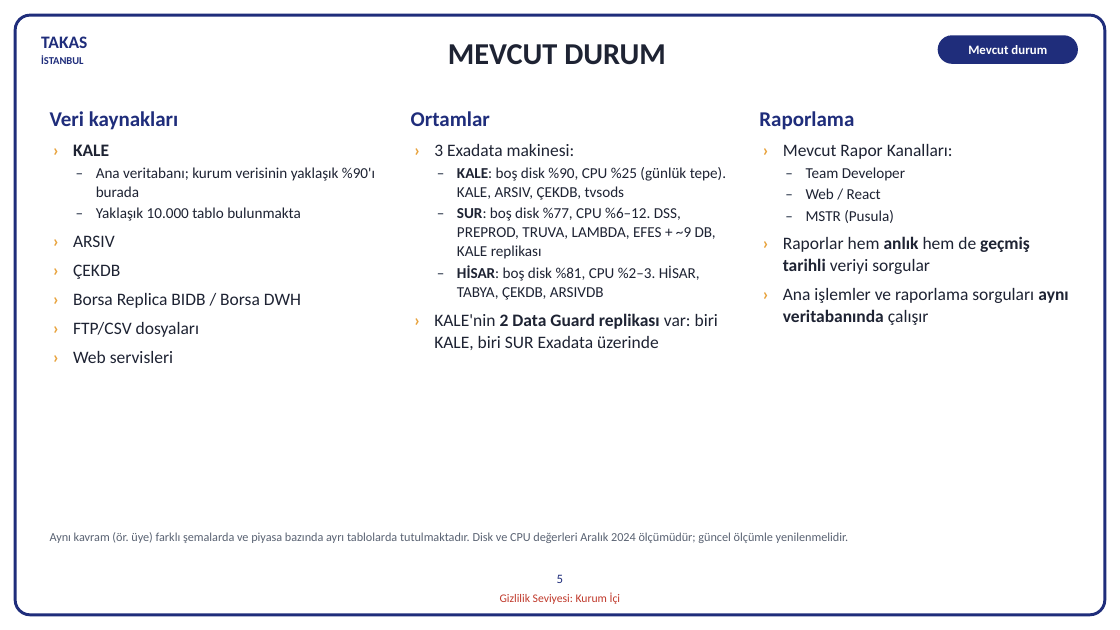
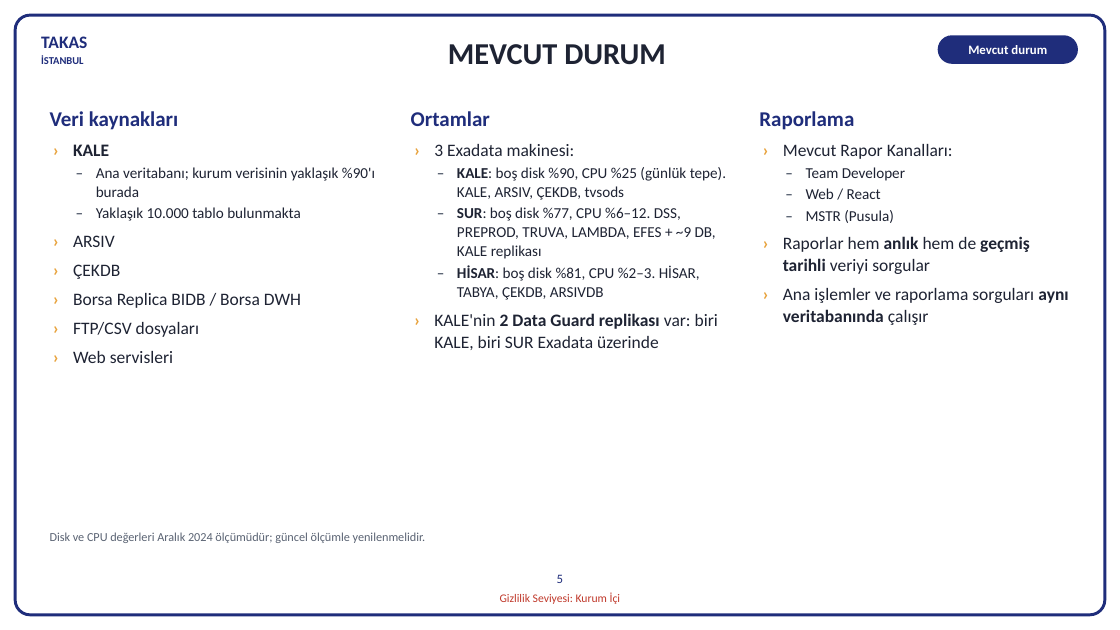
Before and after one commit to hanifidemirel0/Cursor-Projects, a slide deck: slide 5 of outputs/dwh-sunum-kasim-2026/5 - DWHSunum_Kasim2026.pptx. Drawn at 1120x630 pixels with LibreOffice and Linux fonts; fonts in the diff are those of the drawing. Boxes give left, top, right and bottom in pixels: in the first picture for what was removed or moved away, otherwise in the second. Text is boxed around its words. In the diff, an @@ line names an element or a change of style, - is before the commit and + after.

```diff
--- a/outputs/dwh-sunum-kasim-2026/5 - DWHSunum_Kasim2026.pptx
+++ b/outputs/dwh-sunum-kasim-2026/5 - DWHSunum_Kasim2026.pptx
@@ text at (x1=50, y1=532, x2=425, y2=543): text changed @@
-Aynı kavram (ör. üye) farklı şemalarda ve piyasa bazında ayrı tablolarda tutulmaktadır. Disk ve CPU değerleri Aralık 2024 ölçümüdür; güncel ölçümle yenilenmelidir.
+Disk ve CPU değerleri Aralık 2024 ölçümüdür; güncel ölçümle yenilenmelidir.
```
Also in this commit, not shown: 2 other files.
